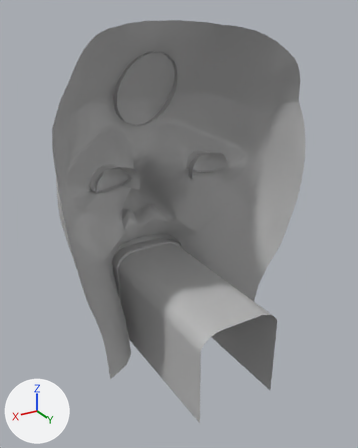
The FBX model PFB_ANSART_GOY_KODRA/Assets/_FBX/tete_bb.fbx, before and after one commit.
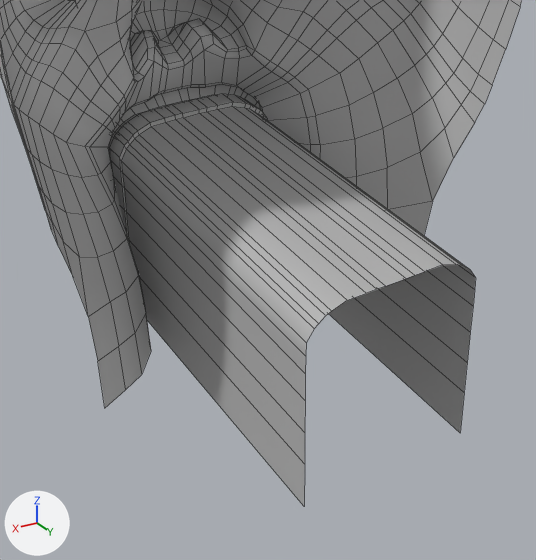
The first picture shows the older version from a 50 mm camera at (-18.27, 41.83, 8.71) aimed at (-23.25, 33.53, 4.56). The close-ups show both versions on the part from 18% to 85% of the width and 44% to 100% of the height of that picture. Lighting does not change. The marker at lower left points along +X, +Y and +Z. The close-ups show mesh edges as thin lines. Where no turn or scale is listed for an object, it has been applied to the vertices.
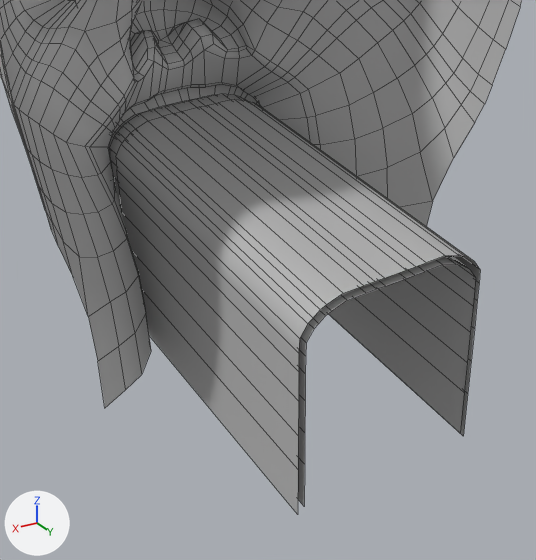
The newer file is also turned or shifted as a whole; pictures and numbers use the older file's frame.

Where the change shows, as pixel boxes [x1, y1, x2, y2] in the close-ups (536 x 560 px):
'pSphere10', reshaped
    before: [0, 0, 522, 506]
    after: [0, 0, 522, 514]
part 1 of me_mesh, added
    after: [116, 99, 480, 514]

Edits to the bpy script that builds the scene:
```text
Change me_mesh:
    used by ob_psphere10; location = (-23.3, 33.39, 4.93)
    remove me_mesh.from_pydata(...)  # 1717 vertices, 1613 faces; spans x -2.75..2.75, y -2.35..2.35, z -3.61..3.61
    add me_mesh.from_pydata(...)  # 1777 vertices, 1642 faces; spans x -2.75..2.75, y -2.35..2.35, z -3.69..3.61
    me_mesh part 1: a new loose piece of 60 vertices spanning x -0.95..0.97, y -1.34..2.34, z -3.69..-1.47, in mat_lambert1 (grey #bcbcbc)
```
